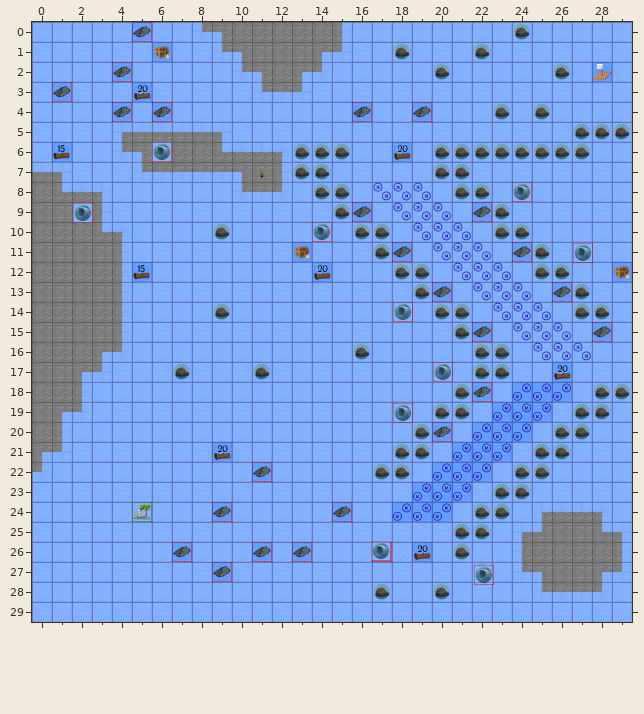
Tiled map (JSON), stored at TechnicalPrototype/desktop/out/production/resources/levels/SirenMedium.json. The picture above is the old version.
Cells are 50x50 px. Shown: x 0..29, y 0..29.
New version:
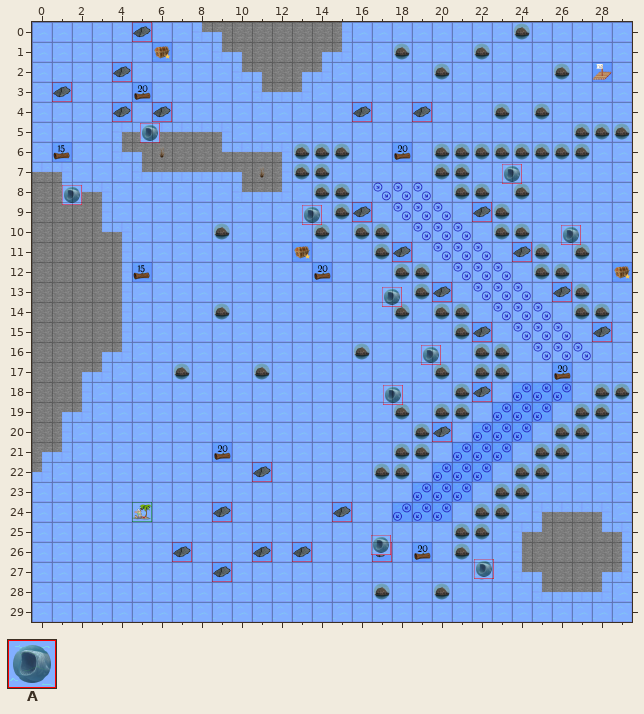
Key: from "updatedTiledSet": A 1 "Siren".
Objects are placed by their top-left corner, in cells (3,4 is the top-left corner of cell 3,4); size is 1x1 cell unless given.
Changes in this commit:
Layer "Siren":
changed: A "Siren" at 6,6 -> A "Siren" at 5.4,5.1
changed: A "Siren" at 24,8 -> A "Siren" at 23.5,7.1
changed: A "Siren" at 2,9 -> A "Siren" at 1.5,8.1
changed: A "Siren" at 14,10 -> A "Siren" at 13.5,9.2
changed: A "Siren" at 27.1,11 -> A "Siren" at 26.5,10.1
changed: A "Siren" at 18,14 -> A "Siren" at 17.5,13.2
changed: A "Siren" at 20,17 -> A "Siren" at 19.5,16.2
changed: A "Siren" at 18,19 -> A "Siren" at 17.5,18.2
changed: A "Siren" at 17,26 -> A "Siren" at 17,25.6
changed: A "Siren" at 22.1,27.2 -> A "Siren" at 22.1,26.8
